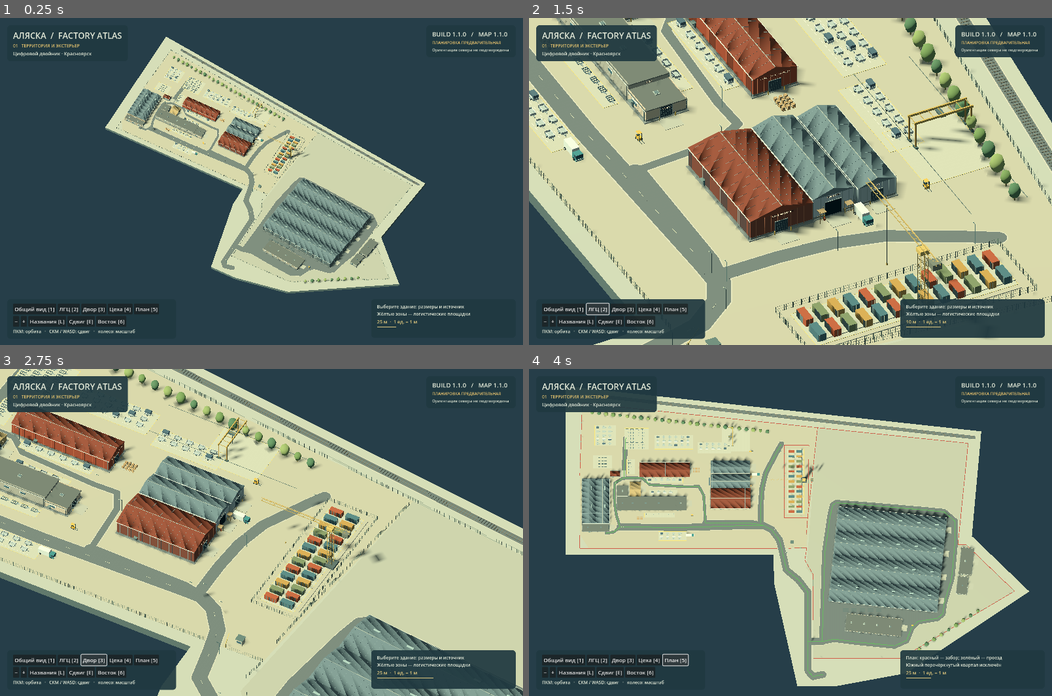
Above: before the commit, frames 1-4 (two rows, left to right).
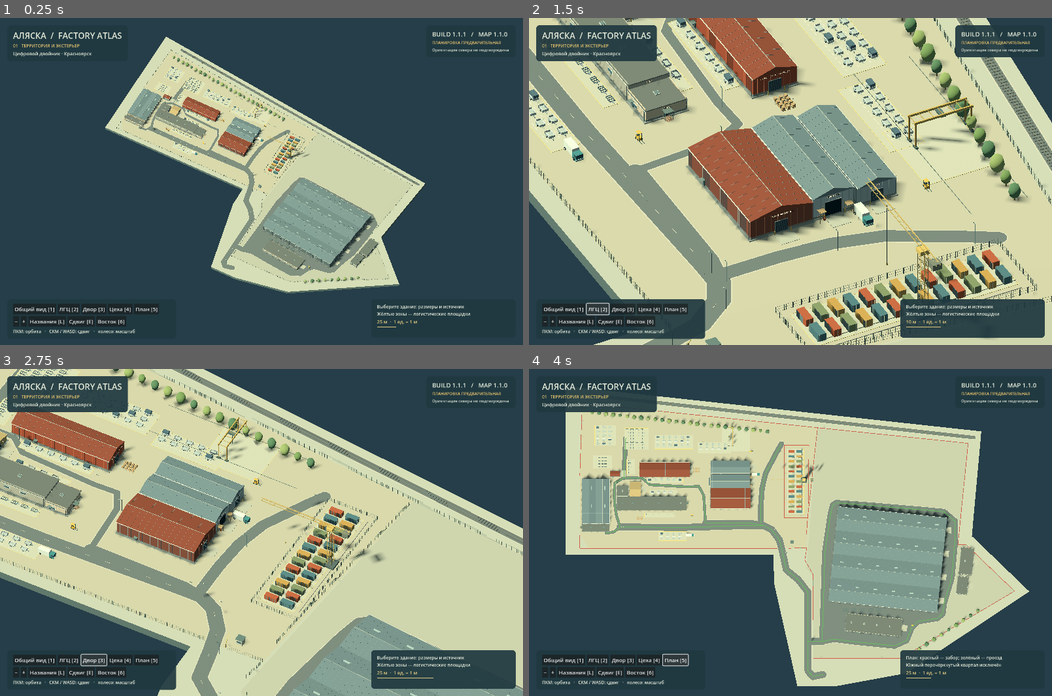
Above: after the commit, the same moments.

Repository: iliafreedive-del/gpt-factory
Game: Godot game, scene res://scenes/main.tscn
Two runs of this game, one before a commit and one after it. Both use one fixed random seed, a clock stepped at 60 frames per second and the inputs below.
Inputs:
- Up to frame 1 (0.25 s): no input
- Up to frame 2 (1.5 s): click "Общий вид [1]" at 0.5 s; click "ЛГЦ [2]" at 1.25 s
- Up to frame 3 (2.75 s): click "Двор [3]" at 2 s
- Up to frame 4 (4 s): click "Цеха [4]" at 2.75 s; click "План [5]" at 3.5 s

The runs differ from the first frame. In frame 1, 1.5% of the frame differs, in the area x 23-90%, y 4-75%; in frame 2, 3.6%, in the area x 19-90%, y 0-69%; in frame 3, 2.9%; in frame 4, 3.1%.

Commit message:
Correct roof normals, office entrances and readable labels with mesh regression checks

Diff:
--- a/data/site.json
+++ b/data/site.json
@@ -1,5 +1,5 @@
 {
-  "build": "1.1.0",
+  "build": "1.1.1",
   "map_version": "1.1.0",
   "units": "metres",
   "orientation": "Screen-up follows supplied 2GIS / Excel; true north unverified",
@@ -112,8 +112,8 @@
       "h": 3.6,
       "style": "office",
       "color": "#c5b396",
-      "rotation": 0,
-      "source": "User annotated 2GIS correction: traced image coordinates; scale tied to 49m warehouse and 38m LGC",
+      "rotation": 180,
+      "source": "User annotated 2GIS correction: traced image coordinates; scale tied to 49m warehouse and 38m LGC; west-facing brick entrance from annotated image(7)",
       "confidence": "ПО КАРТЕ · ОЦЕНКА"
     },
     {
--- a/docs/evidence/web-artifacts.json
+++ b/docs/evidence/web-artifacts.json
@@ -1,7 +1,7 @@
 {
   "index.html": {
     "bytes": 5417,
-    "sha256": "dc5ef7a0a637488c27a6afbf3d754dfe0f410b69f1fc2c787778786bf79b40c5"
+    "sha256": "f9a4769004ea8d19c795587c29138bd510b10c40f2ffeb0af057faddd6758e8a"
   },
   "index.js": {
     "bytes": 317142,
@@ -12,7 +12,7 @@
     "sha256": "e4a43dbae28662b2a68f6136857a94db6695430901515800b9883f6327cb7116"
   },
   "index.pck": {
-    "bytes": 62480,
-    "sha256": "6ab10a1b3f0ba5df7c3c920c286c32aab2673a01ccfc2b485419ad852bc91649"
+    "bytes": 65456,
+    "sha256": "be740404ca1ba86a06697182af37f6a6ca87215f49dba3efdcf4996dfd2c9ce2"
   }
 }
--- a/scripts/main.gd
+++ b/scripts/main.gd
@@ -221,9 +221,18 @@
     cam.position = focus+Vector3(sin(azimuth)*cos(elevation),sin(elevation),cos(azimuth)*cos(elevation))*650
     cam.look_at(focus)
     cam.size = distance
+    var occupied: Array[Rect2] = []
     for l in labels:
-        l.visible = label_mode and (l.get_meta("primary") if distance > 180 else (l.get_meta("major") or distance < 130))
+        var candidate: bool = label_mode and (l.get_meta("primary") if distance > 180 else (l.get_meta("major") or distance < 130))
+        l.visible = candidate
         l.pixel_size = distance/get_viewport().get_visible_rect().size.y*15.0/l.font_size
+        if not candidate: continue
+        var point := cam.unproject_position(l.position)
+        var width: float = minf(l.text.length()*8.0,450)
+        var rect := Rect2(point-Vector2(width/2,12),Vector2(width,24)).grow(3)
+        for previous in occupied:
+            if rect.intersects(previous): l.visible=false;break
+        if l.visible: occupied.append(rect)
     if scale_label != null:
         var metres: float = 5 if distance < 40 else (10 if distance < 100 else 25)
         var px: float = metres/distance*get_viewport().get_visible_rect().size.y
@@ -231,7 +240,7 @@
         scale_line.custom_minimum_size.x = px
         scale_line.size.x = px
     if OS.has_feature("web"):
-        var state := {"build":site.build,"capture_frame":Engine.get_process_frames(),"map":site.map_version,"view":current_vie …(183 unchanged characters)…
+        var state := {"build":site.build,"capture_frame":Engine.get_process_frames(),"viewport_width":get_viewport().get_visible_rect().size.x,"map":site.map_version,"view":current_vie …(183 unchanged characters)…
         var pick_points := {}
         for body in get_children():
             if body is StaticBody3D and body.has_meta("data"):
--- a/scripts/world/industrial_kit.gd
+++ b/scripts/world/industrial_kit.gd
@@ -86,7 +86,7 @@
     var r := Vector3(-w/2,rise,0)
     var s := Vector3(w/2,rise,0)
     for face in [[a,r,s],[a,s,b],[r,c,e],[r,e,s],[a,c,r],[b,s,e]]:
-        for v in face: st.add_vertex(v)
+        for v in [face[0],face[2],face[1]]: st.add_vertex(v)
     st.generate_normals()
     var node := MeshInstance3D.new()
     node.mesh = st.commit()
@@ -139,13 +139,14 @@
         for x in range(int(w/0.8)):
             for side in [-1.0,1.0]:
                 box(p+Vector3(-w/2+x*0.8, h/2+0.3,side*(d/2+0.04)),Vector3(0.045,h-0.7,0.07),"#879b9b" if b.style != "warehouse" else "#bb694c")
+    var window_y: float = 1.7 if office else h*0.64
     for side in [-1.0,1.0]:
         box(p+Vector3(0,h-0.15,side*(d/2+0.25)),Vector3(w+0.6,0.17,0.22),"#d0d5c9")
         for x in range(int(w/8) if b.get("windows",true) else 0):
             var xx: float = -w/2+4+x*8
-            box(p+Vector3(xx,h*0.64,side*(d/2+0.12)),Vector3(2.9,1.15,0.12),"#e0e6d4")
-            box(p+Vector3(xx,h*0.64,side*(d/2+0.2)),Vector3(2.6,0.88,0.08),"#496f79")
-            box(p+Vector3(xx,h*0.64,side*(d/2+0.27)),Vector3(0.08,0.9,0.08),"#b2c8c6")
+            box(p+Vector3(xx,window_y,side*(d/2+0.12)),Vector3(2.9,1.15,0.12),"#e0e6d4")
+            box(p+Vector3(xx,window_y,side*(d/2+0.2)),Vector3(2.6,0.88,0.08),"#496f79")
+            box(p+Vector3(xx,window_y,side*(d/2+0.27)),Vector3(0.08,0.9,0.08),"#b2c8c6")
         # gutters / downpipes
         box(p+Vector3(w/2-0.4,h/2,side*(d/2+0.35)),Vector3(0.15,h,0.15),"#697e7d")
     if b.style == "masonry" or office:
@@ -158,16 +159,27 @@
                 box(p+Vector3(side*(w/2+0.05),h/2,zz),Vector3(0.06,h-0.2,0.035),"#91a4a4" if b.style not in ["warehouse","third"] else "#ab7056")
     # Doors face the site roads. Loading portals occupy end wall.
     var doors: int = 4 if b.style == "black" else (3 if b.style == "garage" else 1)
-    var portal_h: float = 5.0 if b.style == "construction" else 4.0
-    var portal_w: float = 5.2 if b.style == "construction" else (2.0 if b.style == "garage" else 3.8)
+    var portal_h: float = 2.3 if office else (5.0 if b.style == "construction" else 4.0)
+    var portal_w: float = 1.1 if office else (5.2 if b.style == "construction" else (2.0 if b.style == "garage" else 3.8))
+    var threshold: float = 0.35 if office else 0.0
     for i in doors:
         var zz: float = (i-(doors-1)*0.5)*(d/4 if b.style == "black" else 2.5)
-        box(p+Vector3(w/2+0.08,portal_h/2,zz),Vector3(0.16,portal_h+0.3,portal_w+0.4),"#b4c0b8")
-        box(p+Vector3(w/2+0.18,portal_h/2,zz),Vector3(0.12,portal_h,portal_w),"#172b32" if b.style == "construction" else "#354d55")
-        for y in range(0 if b.style == "construction" else 7):
+        box(p+Vector3(w/2+0.08,threshold+portal_h/2,zz),Vector3(0.16,portal_h+0.3,portal_w+0.4),"#b4c0b8")
+        box(p+Vector3(w/2+0.18,threshold+portal_h/2,zz),Vector3(0.12,portal_h,portal_w),"#172b32" if b.style == "construction" else "#354d55")
+        for y in range(0 if office or b.style == "construction" else 7):
             box(p+Vector3(w/2+0.26,0.4+y*0.5,zz),Vector3(0.06,0.05,portal_w),"#657b7b")
-        box(p+Vector3(w/2+3,0.07,zz),Vector3(5.8,0.13,6),"#b7b9a6")
-        for sign in [-1,1]: box(p+Vector3(w/2+1.0,0.7,zz+sign*(portal_w/2+0.7)),Vector3(0.2,1.4,0.2),"#d0ad57")
+        if office:
+            # Brick entrance porch from the annotated workshop reference, not a freight shutter.
+            for step in range(3):
+                box(p+Vector3(w/2+1.9-step*0.55,0.06+step*0.06,zz),Vector3(1.2,0.12+step*0.12,2.2),"#ae9275")
+            box(p+Vector3(w/2+1.1,2.9,zz),Vector3(2.5,0.15,2.8),"#697e78")
+            for side in [-1,1]:
+                box(p+Vector3(w/2+2.1,1.4,zz+side*1.25),Vector3(0.075,2.8,0.075),"#617b75")
+                beam(p+Vector3(w/2+0.3,1.0,zz+side*1.25),p+Vector3(w/2+2.2,0.8,zz+side*1.25),0.055,"#617b75")
+            box(p+Vector3(w/2+0.26,1.8,zz),Vector3(0.04,0.9,0.7),"#71908f")
+        else:
+            box(p+Vector3(w/2+3,0.07,zz),Vector3(5.8,0.13,6),"#b7b9a6")
+            for sign in [-1,1]: box(p+Vector3(w/2+1.0,0.7,zz+sign*(portal_w/2+0.7)),Vector3(0.2,1.4,0.2),"#d0ad57")
     box(p+Vector3(-w*0.25,1.15,d/2+0.12),Vector3(1,2.3,0.18),"#455e62")
     box(p+Vector3(-w*0.25,2.5,d/2+0.6),Vector3(1.7,0.13,1.3),"#798e88")
     if b.style == "construction":
@@ -388,7 +400,7 @@
         var b := Vector3(q.x,0,q.y)
         var c := b-Vector3(0,depth,0)
         var d := a-Vector3(0,depth,0)
-        for vertex in [a,b,c,a,c,d]:st.add_vertex(vertex)
+        for vertex in [a,c,b,a,d,c]:st.add_vertex(vertex)
     st.generate_normals()
     var node := MeshInstance3D.new()
     node.mesh = st.commit()
--- /dev/null
+++ b/tools/check_meshes.gd
@@ -0,0 +1,33 @@
+extends SceneTree
+# Independent physical invariants: outward roof normals, metric dimensions,
+# and orthogonal local axes for rotated architectural details.
+func _initialize() -> void:
+    var parent := Node3D.new()
+    root.add_child(parent)
+    var kit = load("res://scripts/world/industrial_kit.gd").new(parent)
+    kit.roof(Vector3.ZERO,10,8,2,"#71878a")
+    var roof_mesh: ArrayMesh = parent.get_child(0).mesh
+    var normals: PackedVector3Array = roof_mesh.surface_get_arrays(0)[Mesh.ARRAY_NORMAL]
+    for i in range(12):
+        if normals[i].y < 0.5:
+            push_error("Roof slope normal points inward: %s" % normals[i])
+            quit(1)
+            return
+    if not roof_mesh.get_aabb().size.is_equal_approx(Vector3(10,2,8)):
+        push_error("Roof geometry no longer uses metric dimensions")
+        quit(1)
+        return
+    kit.box(Vector3.ZERO,Vector3(10,0.1,5),"#82989a",Vector3(0.2,0.3,0.1))
+    kit.finish()
+    var transform: Transform3D = kit.batches["#82989abox"].transforms[0]
+    var axes := transform.basis
+    if absf(axes.x.dot(axes.y))>0.001 or absf(axes.x.dot(axes.z))>0.001 or absf(axes.y.dot(axes.z))>0.001:
+        push_error("Rotated industrial detail was skewed by global-axis scaling")
+        quit(1)
+        return
+    if not axes.get_scale().is_equal_approx(Vector3(10,0.1,5)):
+        push_error("Rotating a detail changed its metric dimensions")
+        quit(1)
+        return
+    print("PASS mesh invariants: outward roof normals, metric AABB, orthogonal rotated details")
+    quit(0)
Binary file changed: docs/evidence/compact.png
Binary file changed: docs/evidence/eastern-workshop.png
Binary file changed: docs/evidence/full-site.png
Binary file changed: docs/evidence/labels.png
Binary file changed: docs/evidence/lgc-construction.png
Binary file changed: docs/evidence/loading-yard.png
Binary file changed: docs/evidence/site-plan.png
Binary file changed: docs/evidence/workshops.png
Not shown, changed: .github/workflows/godot-check.yml
Not shown, changed: .github/workflows/pages.yml
Not shown, changed: README.md
Not shown, changed: docs/ACCEPTANCE.md
(and 6 more such lines)
